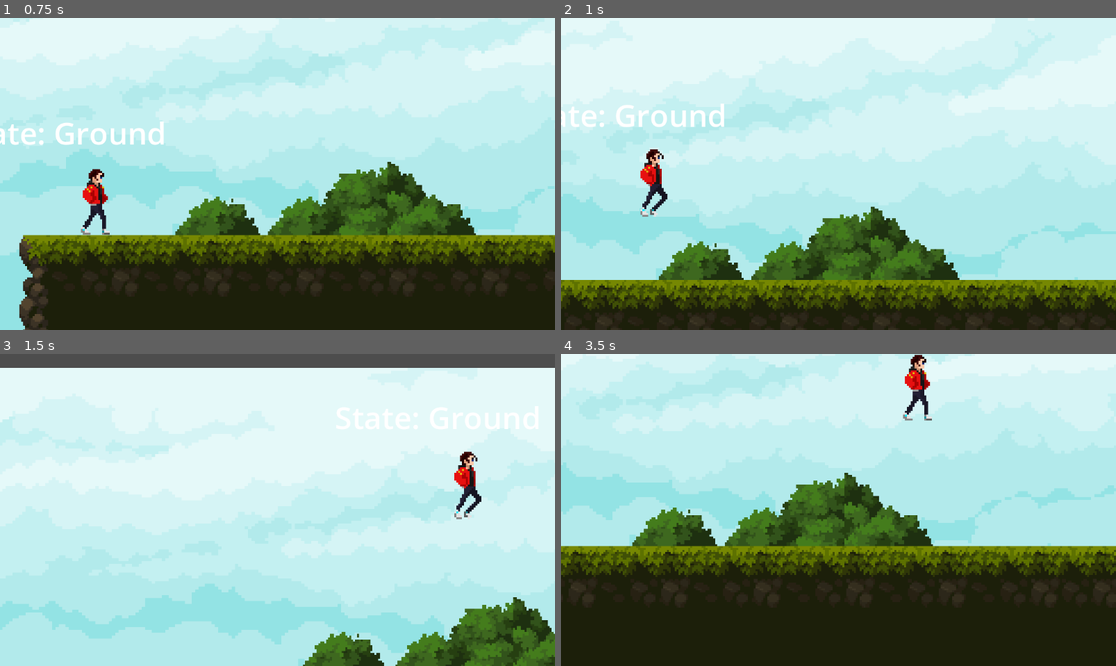
Above: before the commit, frames 1-4 (two rows, left to right).
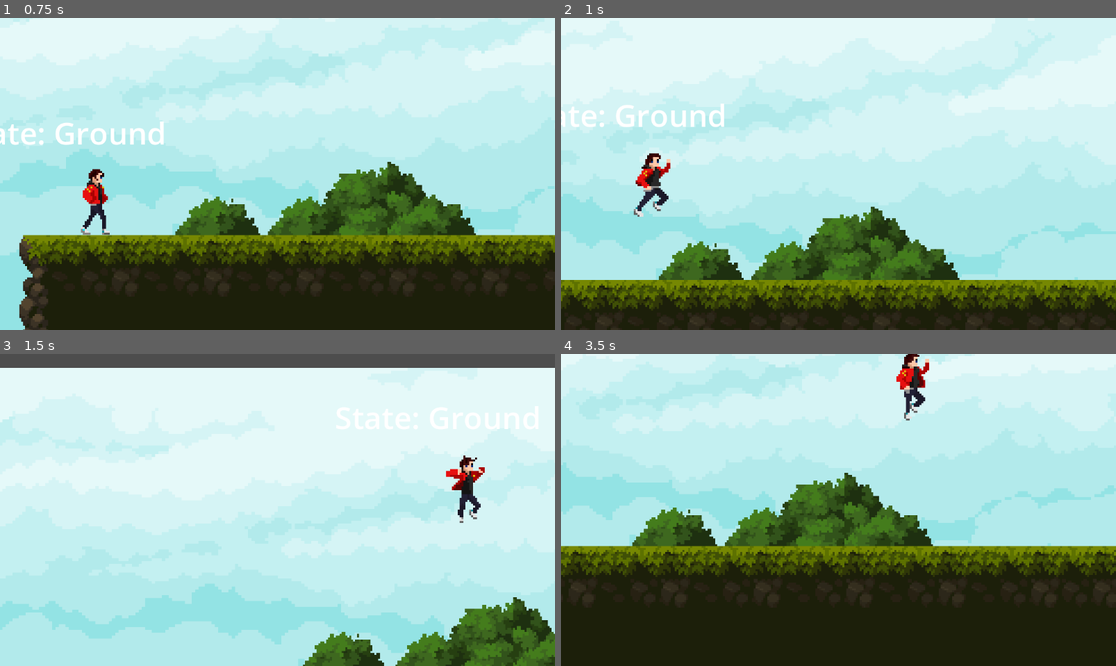
Above: after the commit, the same moments.

Repository: Chackal099/ProjetoPursuit
Game: Godot game, scene res://Levels/test_level.tscn
Two runs of this game, one before a commit and one after it. Both use one fixed random seed, a clock stepped at 60 frames per second and the inputs below.
Inputs (mouse positions are in pixels of both pictures, inside the frame that each line leads up to):
- Up to frame 1 (0.75 s): move the mouse to (399, 158) at 0.52 s; hold D (right) from 0.53 s (still down); hold S (crouch) from 0.53 s (still down)
- Up to frame 2 (1 s): keep holding D (right); keep holding S (crouch); tap Space (jump) at 0.77 s; tap Shift (run) at 0.8 s
- Up to frame 3 (1.5 s): keep holding D (right); tap Space (jump) at 1.07 s; move the mouse to (166, 525) at 1.27 s; release S (crouch) at 1.28 s; tap Shift (run) at 1.35 s
- Up to frame 4 (3.5 s): tap Space (jump) at 1.52, 1.55, 1.82, 3.02, 3.32 s; move the mouse to (894, 441) at 2.02 s; release D (right) at 2.03 s; hold A (left) 2.03-2.78 s; hold Space (jump) 2.03-2.78 s; tap S (crouch) at 2.3, 2.85 s; move the mouse to (810, 572) at 2.77 s; hold D (right) from 2.78 s (still down); tap Shift (run) at 3.05 s

Frame 1 is identical in both runs. In frame 2, 0.6% of the frame differs, in the area x 13-20%, y 42-64%; in frame 3, 0.7%; in frame 4, 0.8%, in the area x 60-67%, y 0-22%.

Commit message:
State Machines Almost Ready
Animation Tree's and State Machines are almost ready.
Sliding Animations and crouch/crouch walk animations almost ready

Diff:
--- a/Character/AirState.gd
+++ b/Character/AirState.gd
@@ -4,9 +4,11 @@
 
 @export var ground_state : State
 @export var running_state : State
+@export var sprint_animation : String = "sprint"
 
 func state_process(delta):
 	if(character.is_on_floor()):
 		next_state = ground_state
 	if(Input.is_action_pressed("run")):
+		playback.travel(sprint_animation)
 		next_state = running_state
--- a/Character/CharacterStateMachine.gd
+++ b/Character/CharacterStateMachine.gd
@@ -14,7 +14,7 @@
 			states.append(child)
 
 			child.character = character
-
+			child.playback = animation_tree["parameters/playback"]
 
 		else:
 			push_warning("Child " + child.name + " is not a State for CharacterStateMachine")
--- a/Character/GroundState.gd
+++ b/Character/GroundState.gd
@@ -4,6 +4,9 @@
 
 @export var air_state : State
 @export var running_state : State
+
+@export var sprint_animation : String = "sprint"
+@export var jump_animation : String = "jump"
 
 @onready var state_machine : CharacterStateMachine = $/root/TestLevel/player2/CharacterStateMachine
 
@@ -27,8 +30,10 @@
 
 func jump():
 	character.velocity.y = character.jump_velocity
+	playback.travel(jump_animation)
 	next_state = air_state
 
 func sprint():
 	character.velocity.x = character.direction.x * character.RunSpeed
+	playback.travel(sprint_animation)
 	next_state = running_state
--- a/Character/RunningState.gd
+++ b/Character/RunningState.gd
@@ -7,6 +7,8 @@
 @export var slide_standard : float = 300.0
 @export var slide_counter : float = 300.0
 @export var slide_friction : float = 5.0
+
+@export var move_animation : String = "move"
 
 @onready var state_machine : CharacterStateMachine = $/root/TestLevel/player2/CharacterStateMachine
 
@@ -41,4 +43,5 @@
 	if(Input.is_action_just_pressed("jump")):
 		next_state = air_state
 	if(Input.is_action_just_released("run")):
+		playback.travel(move_animation)
 		next_state = ground_state
--- a/Character/State.gd
+++ b/Character/State.gd
@@ -6,6 +6,7 @@
 @export var can_move : bool = true
 
 var character : CharacterBody2D
+var playback : AnimationNodeStateMachinePlayback
 var next_state : State
 
 func state_process(delta):
--- a/Character/player.gd
+++ b/Character/player.gd
@@ -5,11 +5,6 @@
 @export var CrouchSpeed : float = 50.0
 @export var RunSpeed : float = 200.0
 @export var jump_velocity : float = -200.0
-@export var slide_standard : float = 300.0
-@export var slide_counter : float = 300.0
-@export var slide_friction : float = 5.0
-
-#@export var double_jump_velocity : float = -100.0
 
 @onready var animated_sprite : Sprite2D = $Sprite2D
 @onready var animation_tree : AnimationTree = $AnimationTree
@@ -17,8 +12,6 @@
 
 # Get the gravity from the project settings to be synced with RigidBody nodes.
 var gravity = ProjectSettings.get_setting("physics/2d/default_gravity")
-#var has_double_jumped : bool = false
-var animation_locked : bool = false
 var direction : Vector2 = Vector2.ZERO
 var was_in_air : bool = false
 
@@ -31,47 +24,11 @@
 	# Add the gravity.
 	if not is_on_floor():
 		velocity.y += gravity * delta
-		was_in_air = true
-	#else:
-		#has_double_jumped = false
-
-
-		#if was_in_air == true:
-			#land()
-
-		was_in_air = false
-
-	# Handle Jump.
-	if Input.is_action_just_pressed("jump"):
-		if is_on_floor():
-			pass
-		#elif not has_double_jumped:
-			#double_jump()
 
 	# Get the input direction and handle the movement/deceleration.
 	# As good practice, you should replace UI actions with custom gameplay actions.
 	direction.x = Input.get_action_strength("right") - Input.get_action_strength("left")
 
-	#Dictates the machanics of movement
-#	if direction.x != 0 && state_machine.check_if_can_move():
-#		#Walk Mechanics
-#		velocity.x = direction.x * WalkSpeed
-		#Run Mechanics
-#		if Input.is_action_pressed("run"):
-#			velocity.x = direction.x * RunSpeed
-#			#Slide when running Mechanics
-#			if Input.is_action_pressed("crouch"):
-#				velocity.x = direction.x * slide_counter
-#				if velocity.x != 0:
-#					slide_counter -= slide_friction
-#				else:
-#					velocity.x = direction.x * CrouchSpeed
-#			elif Input.is_action_just_released("crouch"):
-#				slide_counter = slide_standard
-#		elif Input.is_action_pressed("crouch"):
-##			velocity.x = direction.x * CrouchSpeed
-#	else:
-#		velocity.x = move_toward(velocity.x, 0, WalkSpeed)
 
 	update_animation()
 	move_and_slide()
@@ -81,26 +38,6 @@
 func update_animation():
 	animation_tree.set("parameters/Move/blend_position", direction.x)
 
-#	if not animation_locked:
-#		if not is_on_floor():
-#			animated_sprite.play("JumpLoop")
-#		else:
-#			if direction.x != 0 && Input.is_action_pressed("run"):
-#				animated_sprite.play("Run")
-#				if direction.x != 0 && Input.is_action_pressed("crouch"):
-#					animated_sprite.play("Slide")
-#				elif direction.x == 0:
-#					animated_sprite.play("Crouch")
-#			elif direction.x != 0 && Input.is_action_pressed("crouch"):
-#				animated_sprite.play("CrouchWalk")
-#			elif direction.x != 0:
-#				animated_sprite.play("Walk")
-#
-#			else:
-#				animated_sprite.play("Idle")
-#				if direction.x == 0 && Input.is_action_pressed("crouch"):
-#					animated_sprite.play("Crouch")
-
 
 func update_facing_direction():
 	if direction.x > 0:
@@ -108,28 +45,5 @@
 	elif direction.x < 0:
 		animated_sprite.flip_h = true
 
-#func double_jump():
-#	velocity.y = double_jump_velocity
-#	animated_sprite.play("JumpDouble")
-#	animation_locked = true
-#	has_double_jumped = true
-
-#func land():
-	#animated_sprite.play("JumpEnd")
-	#animation_locked = true
-
 func showVel():
 	print(velocity.x)
-
-#func _on_animated_sprite_2d_animation_finished():
-#	if(["JumpStart", "JumpDouble"].has(animated_sprite.animation)):
-#		animation_locked = false
-#
-#func slide():
-#	velocity.x = direction.x * slide_counter
-#	if velocity.x != 0:
-#		slide_counter -= slide_friction
-#	else:
-#		velocity.x = direction.x * CrouchSpeed
-#
-#
--- a/Character/player2.tscn
+++ b/Character/player2.tscn
@@ -9,6 +9,7 @@
 [ext_resource type="Texture2D" uid="uid://cc3sedlt21e6q" path="res://Art/ANIMACAO/jump-no-gun.png" id="7_5gvaa"]
 [ext_resource type="Script" path="res://Character/CharacterStateMachine.gd" id="7_f3hy5"]
 [ext_resource type="Script" path="res://Character/GroundState.gd" id="8_pbsgr"]
+[ext_resource type="Texture2D" uid="uid://dhas7vdghd3yd" path="res://Art/ANIMACAO/new-run-no-gun.png" id="8_urcv2"]
 [ext_resource type="Script" path="res://Character/AirState.gd" id="9_mku5u"]
 [ext_resource type="Script" path="res://Character/RunningState.gd" id="10_jbhgb"]
 [ext_resource type="Script" path="res://Character/StateDebugLabel.gd" id="11_oitya"]
@@ -471,11 +472,53 @@
 "values": [0, 1, 2, 3, 4]
 }
 
+[sub_resource type="Animation" id="Animation_it6dr"]
+resource_name = "Sprint"
+length = 0.6
+loop_mode = 1
+tracks/0/type = "value"
+tracks/0/imported = false
+tracks/0/enabled = true
+tracks/0/path = NodePath("Sprite2D:texture")
+tracks/0/interp = 1
+tracks/0/loop_wrap = true
+tracks/0/keys = {
+"times": PackedFloat32Array(0),
+"transitions": PackedFloat32Array(1),
+"update": 1,
+"values": [ExtResource("8_urcv2")]
+}
+tracks/1/type = "value"
+tracks/1/imported = false
+tracks/1/enabled = true
+tracks/1/path = NodePath("Sprite2D:hframes")
+tracks/1/interp = 1
+tracks/1/loop_wrap = true
+tracks/1/keys = {
+"times": PackedFloat32Array(0),
+"transitions": PackedFloat32Array(1),
+"update": 1,
+"values": [6]
+}
+tracks/2/type = "value"
+tracks/2/imported = false
+tracks/2/enabled = true
+tracks/2/path = NodePath("Sprite2D:frame")
+tracks/2/interp = 1
+tracks/2/loop_wrap = true
+tracks/2/keys = {
+"times": PackedFloat32Array(0, 0.1, 0.2, 0.3, 0.4, 0.5),
+"transitions": PackedFloat32Array(1, 1, 1, 1, 1, 1),
+"update": 1,
+"values": [0, 1, 2, 3, 4, 5]
+}
+
 [sub_resource type="AnimationLibrary" id="AnimationLibrary_g56m7"]
 _data = {
 "Idle": SubResource("Animation_wnusp"),
 "JumpStart": SubResource("Animation_oi4rr"),
 "RESET": SubResource("Animation_oiexo"),
+"Sprint": SubResource("Animation_it6dr"),
 "Walk": SubResource("Animation_u5maj")
 }
 
@@ -500,6 +543,9 @@
 blend_point_2/pos = 1.0
 blend_mode = 1
 
+[sub_resource type="AnimationNodeAnimation" id="AnimationNodeAnimation_0dgyu"]
+animation = &"Sprint"
+
 [sub_resource type="AnimationNodeStateMachineTransition" id="AnimationNodeStateMachineTransition_ffhad"]
 advance_mode = 2
 
@@ -508,14 +554,20 @@
 [sub_resource type="AnimationNodeStateMachineTransition" id="AnimationNodeStateMachineTransition_37ifm"]
 switch_mode = 2
 advance_mode = 2
+
+[sub_resource type="AnimationNodeStateMachineTransition" id="AnimationNodeStateMachineTransition_jij1w"]
+
+[sub_resource type="AnimationNodeStateMachineTransition" id="AnimationNodeStateMachineTransition_xc4ue"]
 
 [sub_resource type="AnimationNodeStateMachine" id="AnimationNodeStateMachine_vpnyb"]
 states/JumpStart/node = SubResource("AnimationNodeAnimation_d8ega")
 states/JumpStart/position = Vector2(466, 40)
 states/Move/node = SubResource("AnimationNodeBlendSpace1D_bsnls")
 states/Move/position = Vector2(466, 112)
+states/Sprint/node = SubResource("AnimationNodeAnimation_0dgyu")
+states/Sprint/position = Vector2(627, 112)
 states/Start/position = Vector2(163, 100)
-transitions = ["Start", "Move", SubResource("AnimationNodeSt …(146 unchanged characters)… mationNodeStateMachineTransition_37ifm")]
+transitions = ["Start", "Move", SubResource("AnimationNodeSt …(146 unchanged characters)… mationNodeStateMachineTransition_37ifm"), "Move", "Sprint", SubResource("AnimationNodeStateMachineTransition_jij1w"), "Sprint", "Move", SubResource("AnimationNodeStateMachineTransition_xc4ue")]
 
 [node name="CharacterBody2D" type="CharacterBody2D"]
 script = ExtResource("1_u2umo")
@@ -546,25 +598,30 @@
 anim_player = NodePath("../AnimationPlayer")
 parameters/Move/blend_position = 0.0
 
-[node name="CharacterStateMachine" type="Node" parent="." node_paths=PackedStringArray("character", "current_state")]
+[node name="CharacterStateMachine" type="Node" parent="." node_paths=PackedStringArray("character", "animation_tree", "current_state")]
 script = ExtResource("7_f3hy5")
 character = NodePath("..")
+animation_tree = NodePath("../AnimationTree")
 current_state = NodePath("Ground")
 
 [node name="Ground" type="Node" parent="CharacterStateMachine" node_paths=PackedStringArray("air_state", "running_state")]
 script = ExtResource("8_pbsgr")
 air_state = NodePath("../Air")
 running_state = NodePath("../Running")
+sprint_animation = "Sprint"
+jump_animation = "JumpStart"
 
 [node name="Air" type="Node" parent="CharacterStateMachine" node_paths=PackedStringArray("ground_state", "running_state")]
 script = ExtResource("9_mku5u")
 ground_state = NodePath("../Ground")
 running_state = NodePath("../Running")
+sprint_animation = "Sprint"
 
 [node name="Running" type="Node" parent="CharacterStateMachine" node_paths=PackedStringArray("ground_state", "air_state")]
 script = ExtResource("10_jbhgb")
 ground_state = NodePath("../Ground")
 air_state = NodePath("../Air")
+move_animation = "Move"
 
 [node name="StateDebugLabel" type="Label" parent="." node_paths=PackedStringArray("state_machine")]
 offset_left = -69.0
Not shown: 1 places in Character/player2.tscn that only renumber resources
